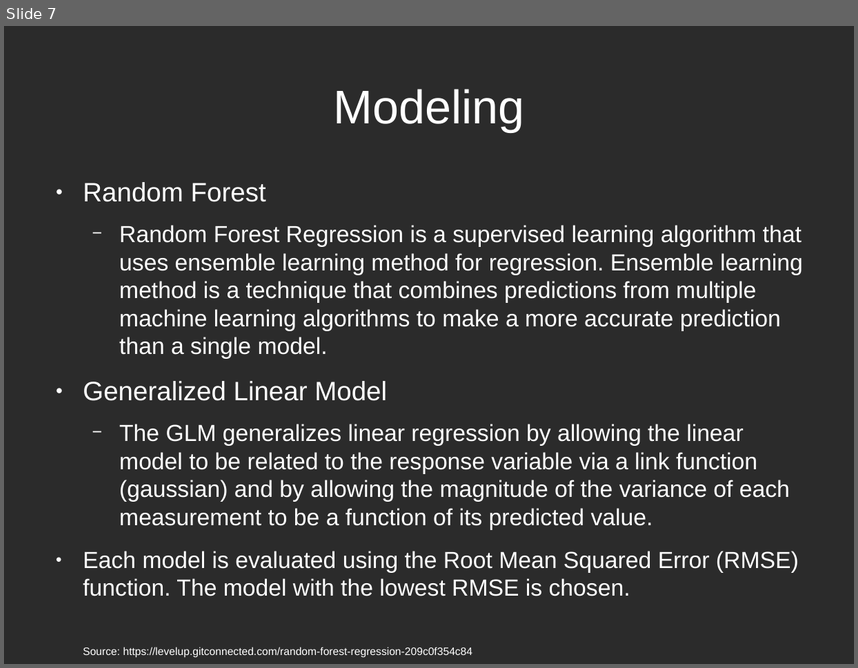
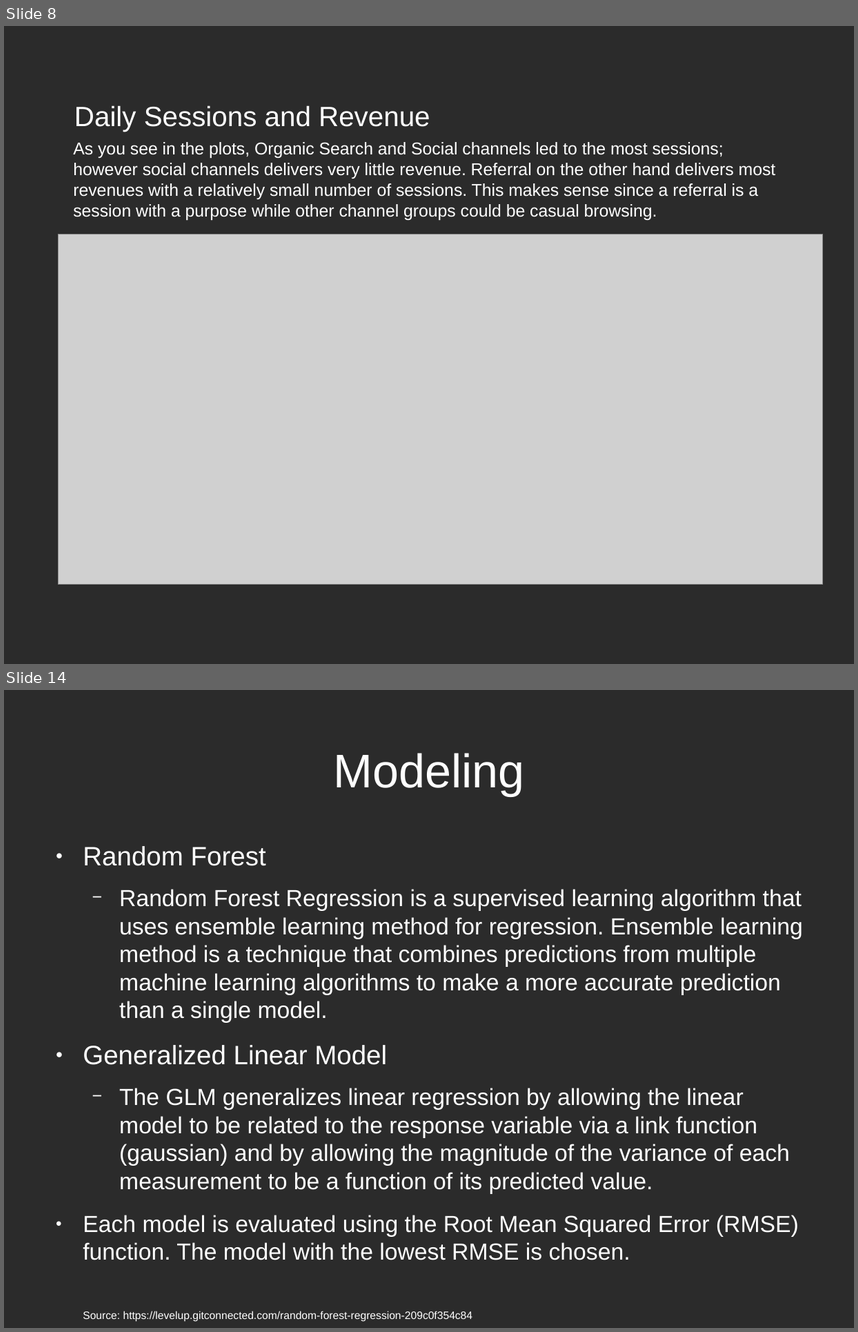
Before and after one commit to ksooklall/CUNY-SPS-Masters-DS, a slide deck: DATA_621/final/gstore_presentation.odp. Shown one above the other, each under a label of ours: slide 7 before the commit, slides 8 and 14 after it; the slides between them are not shown. The pictures are 858x668 and 858x1332 pixels, drawn with LibreOffice and Linux fonts; fonts in the diff are those of the drawing; grey boxes stand for pictures; background and template pictures are left out; a plain dark background stands for a picture behind light text. Boxes give left, top, right and bottom in pixels: in the first picture for what was removed or moved away, otherwise in the second. Text is boxed around its words. In the diff, an @@ line names an element or a change of style, - is before the commit and + after.

Commit message:
621 updated powerpoint

```diff
--- a/DATA_621/final/gstore_presentation.odp
+++ b/DATA_621/final/gstore_presentation.odp
@@ slide 8 added at bbox=[4, 26, 854, 664], background picture (left out) @@
@@ title added at bbox=[74, 105, 430, 132], 26 pt, text #FFFFFF @@
+Daily Sessions and Revenue
@@ text added at bbox=[73, 142, 776, 220], 16 pt, text #FFFFFF @@
+As you see in the plots, Organic Search and Social channels led to the most sessions; however social channels delivers very little revenue. Referral on the other hand delivers most revenues with a relatively small number of sessions. This makes sense since a referral is a session with a purpose while other channel groups could be casual browsing.
@@ picture added at bbox=[58, 234, 823, 584] @@
@@ what was slide 7 is now slide 14 @@
```
Also in this commit, not shown: 1 slide changed, 7 other slides added, 2 other files.
